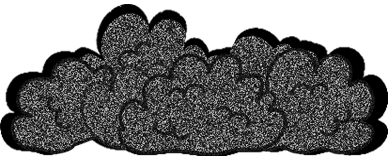
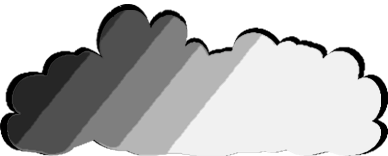
Layered file, before and after one edit (388 × 156). Changes by layer:
added layer "Layer 1 copy" above "Layer 1" over (x1=7, y1=10, x2=381, y2=156)
hid "Layer 0" over (x1=10, y1=13, x2=375, y2=156)
